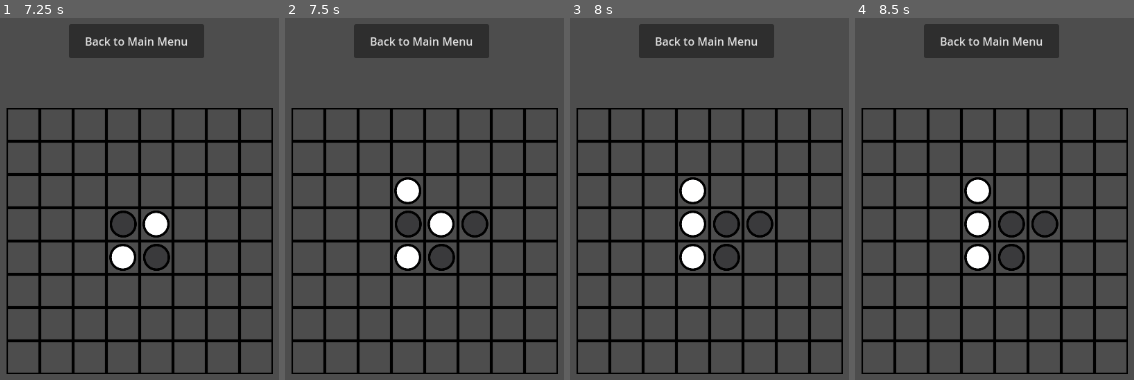
Above: before the commit, frames 1-4 (left to right).
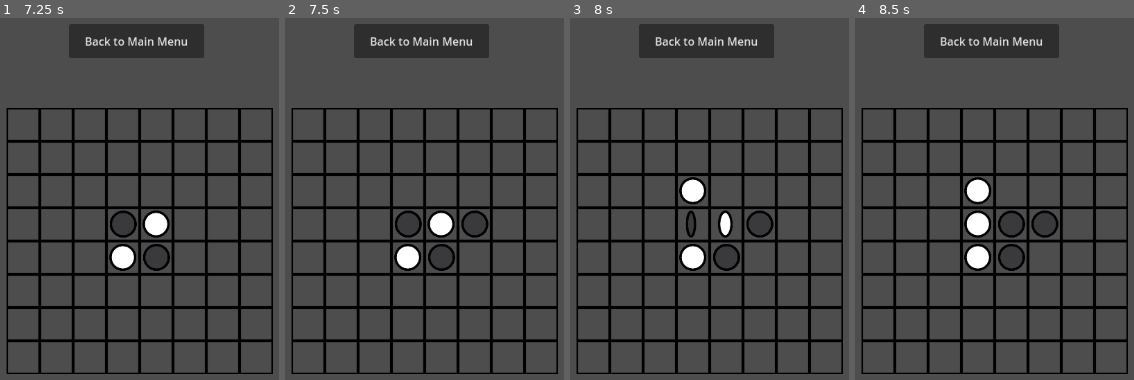
Above: after the commit, the same moments.

Repository: OGSteinglass/FinalProjectEPSGame
Game: Godot game, scene res://main_screen.tscn
Same seed, same stepped clock (60 frames per second), same inputs: the game is played once before the commit and once after it.
Inputs (mouse positions are in pixels of both pictures, inside the frame that each line leads up to):
- Up to frame 1 (7.25 s): click "Play" at 0.5 s; click "Back to Main Menu" at 1.25 s; click "Play" at 2 s; tap Enter at 2.75, 4.25, 5.75 s; move the mouse to (outside the picture) at 2.77 s; click (outside the picture) at 2.92 s; tap Space at 3.5, 5, 6.5 s; move the mouse to (0, 249) at 3.52 s; click (0, 249) at 3.67 s; move the mouse to (239, 126) at 4.27 s; click (239, 126) at 4.42 s; move the mouse to (119, 314) at 5.02 s; click (119, 314) at 5.17 s; move the mouse to (outside the picture) at 5.77 s; click (outside the picture) at 5.92 s; move the mouse to (outside the picture) at 6.52 s; click (outside the picture) at 6.67 s
- Up to frame 2 (7.5 s): move the mouse to (485, 227) at 7.27 s; click (485, 227) at 7.42 s
- Up to frame 3 (8 s): no input
- Up to frame 4 (8.5 s): move the mouse to (896, 115) at 8.02 s; click (896, 115) at 8.17 s

Frame 1 is identical in both runs. In frame 2, 0.6% of the frame differs, in the area x 39-49%, y 43-52%; in frame 3, 1.0%, in the area x 39-61%, y 53-61%; in frame 4, nothing differs.

Commit message:
fixed a bug with AI

Diff:
--- a/godot_project/GameBoard.gd
+++ b/godot_project/GameBoard.gd
@@ -103,6 +103,16 @@
 
 func _process(delta):
 	timer+=delta
+	if timer >= 0.4:
+		if len(get_legal_moves(game_board,1))==0:
+			curstate=State.WhiteTurn
+		if curstate == State.WhiteTurn:
+			if len(get_legal_moves(game_board,2))==0:
+				curstate=State.BlackTurn
+			else:
+				var best_move=get_best_move(game_board,2,4)
+				move(2,best_move.x,best_move.y,game_board,true)
+				render(game_board)
 
 
 
@@ -135,9 +145,10 @@
 	return out
 
 func evaluate(board, color, depth, a):
-
+	print("depth", depth)
+	print("a:", a)
 	if depth == 0:
-		return simple_evaluate(board, color)
+		return -simple_evaluate(board, color)
 	else:
 		var target_color = get_target_color(color)
 		var moves = get_legal_moves(board,color)
@@ -152,7 +163,7 @@
 			return -10000
 		if score(board, target_color) == 0:
 			return 10000
-		var best_eval = 10000
+		var best_eval = null
 		if len(moves) ==0:
 			return -1*evaluate(board, target_color, depth-1, best_eval)
 		var best_move = Vector2i.ZERO
@@ -162,13 +173,21 @@
 			var new_board = board.duplicate(true)
 			#TODO figure out this inequality
 			move(color, moves[i].x, moves[i].y, new_board, false)
-			var eval = -1*evaluate(new_board,target_color,depth-1, best_eval)
-
-			if eval > a:
-				return eval
-			if eval<best_eval:
+			var eval = null
+			if best_eval==null:
+				eval = -1*evaluate(new_board,target_color,depth-1, null)
+			else:
+				eval = -1*evaluate(new_board,target_color,depth-1, -best_eval)
+			if a!=null:
+				if eval >a:
+					print("hello")
+					return eval
+			if best_eval!=null:
+				if eval>best_eval:
+					best_eval=eval
+					best_move=moves[i]
+			else:
 				best_eval=eval
-				best_move=moves[i]
 		return best_eval
 
 func simple_evaluate(board, color):
@@ -232,13 +251,15 @@
 	if len(moves)==0:
 		curstate=State.BlackTurn
 	var best_move=Vector2.ZERO
-	var best_eval = 100000
+	var best_eval = null
 
 	for i in range(len(moves)):
-		var old_best = -1000000
 		var new_board = board.duplicate(true)
-		var eval = -evaluate(new_board,target_color,depth-1,0-old_best)
 		move(color, moves[i].x, moves[i].y, new_board, false)
+		var eval = -evaluate(new_board,target_color,depth-1,best_eval)
+		if best_eval == null:
+			best_eval=eval
+			best_move = moves[i]
 		if best_eval> eval:
 			best_move=moves[i]
 			best_eval=eval
@@ -265,13 +286,3 @@
 						move(color,clicked_cell.x,clicked_cell.y,game_board,true)
 						render(game_board)
 						timer=0
-
-						if len(get_legal_moves(game_board,1))==0:
-							curstate=State.WhiteTurn
-
-						if len(get_legal_moves(game_board,2))==0:
-							curstate=State.BlackTurn
-						else:
-							var best_move=get_best_move(game_board,2,5)
-							move(2,best_move.x,best_move.y,game_board,true)
-							render(game_board)
